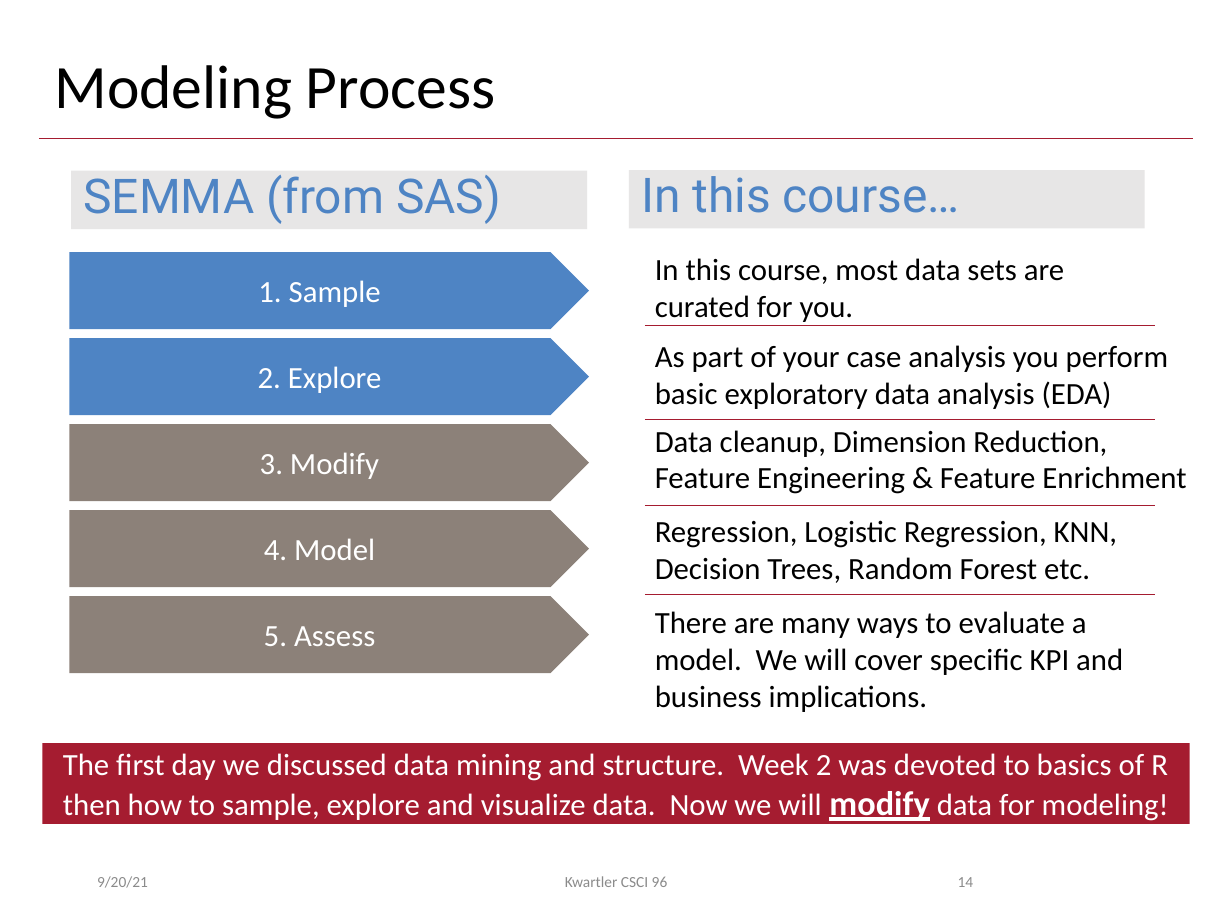
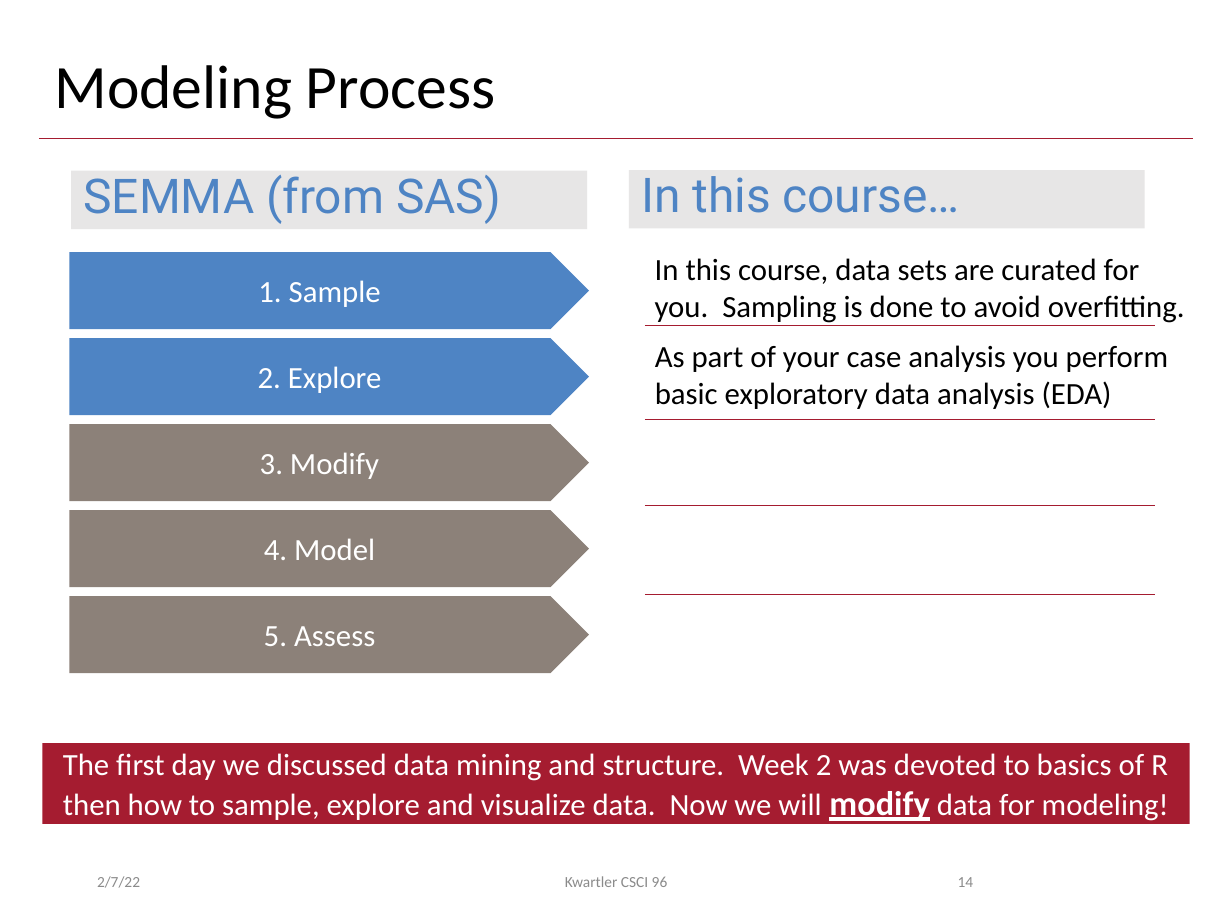
Before and after one commit to kwartler/Harvard_DataMining_Business_Student, a slide deck: slide 9 of Lessons/C_ModelingProcess_DataPrep/DM_Workflow_Preprocessing.pptx. Drawn at 1232x924 pixels with LibreOffice and Linux fonts; fonts in the diff are those of the drawing; background and template pictures are left out. Boxes give left, top, right and bottom in pixels: in the first picture for what was removed or moved away, otherwise in the second. Text is boxed around its words. In the diff, an @@ line names an element or a change of style, - is before the commit and + after.

```diff
--- a/Lessons/C_ModelingProcess_DataPrep/DM_Workflow_Preprocessing.pptx
+++ b/Lessons/C_ModelingProcess_DataPrep/DM_Workflow_Preprocessing.pptx
@@ text at (655,258,1185,323): text changed @@
-In this course, most data sets are curated for you.
+In this course, data sets are curated for you. Sampling is done to avoid overfitting.
@@ text removed at (655,430,1186,494) @@
-Data cleanup, Dimension Reduction, Feature Engineering & Feature Enrichment
@@ text removed at (655,520,1117,583) @@
-Regression, Logistic Regression, KNN, Decision Trees, Random Forest etc.
@@ text removed at (655,611,1123,712) @@
-There are many ways to evaluate a model. We will cover specific KPI and business implications.
@@ text at (97,876,140,888): text changed @@
-9/20/21
+2/7/22
```
Also in this commit, not shown: 65 other slides changed, 3 slides added, 2 other files.
